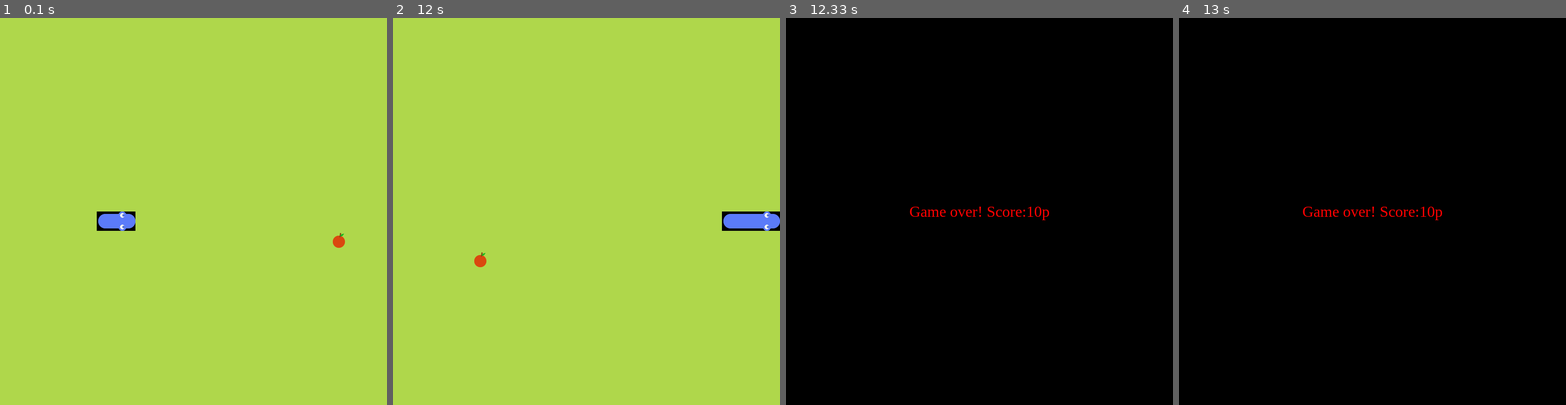
Above: before the commit, frames 1-4 (left to right).
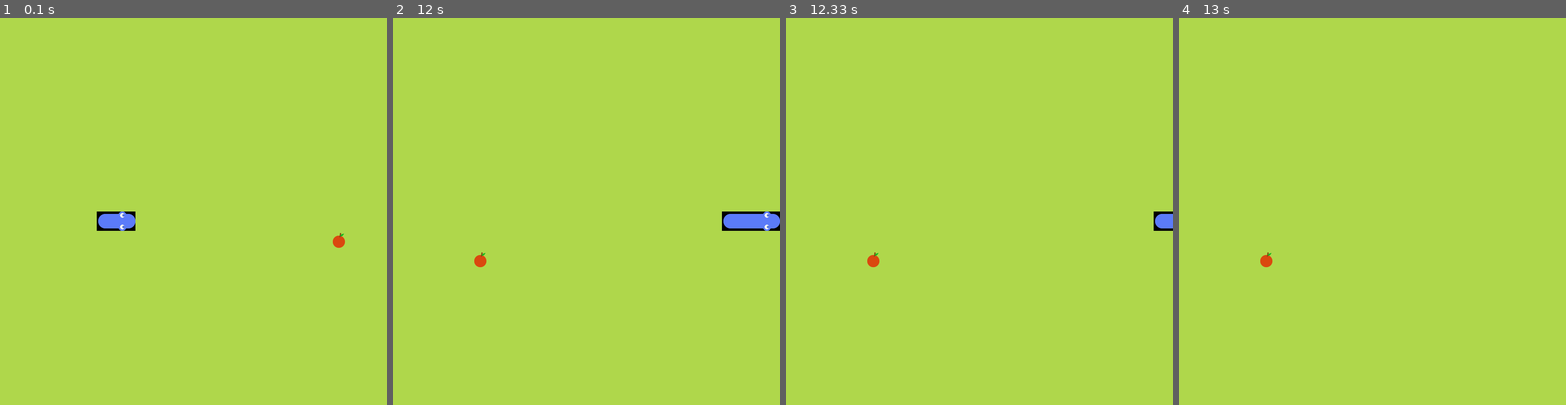
Above: after the commit, the same moments.

Repository: tenos200/snakePygame
Game: pygame game, started from snake.py
The game is run twice, just before and just after one commit, with the same random seed, the same clock (stepped at 60 frames per second) and the same inputs.
Inputs:
- Up to frame 1 (0.1 s): no input
- Up to frame 2 (12 s): hold Down 0.9-1.37 s; hold Left 1.4-1.8 s; hold Up 1.83-2.2 s; hold Right 2.23-2.87 s; hold Down 2.9-3.27 s; hold Left 3.3-3.77 s; hold Right 3.8-4.27 s; hold Up 4.3-4.6 s; hold Right 4.63-5.1 s; hold Left 5.13-5.67 s; hold Down 5.7-6 s; hold Left 6.03-6.43 s; hold Up 6.47-6.83 s; hold Right 6.87-7.5 s; hold Down 7.53-7.9 s; hold Left 7.93-8.4 s; hold Right 8.43-8.9 s; hold Up 8.93-9.23 s; hold Right 9.27-9.73 s; hold Left 9.77-10.3 s; hold Down 10.33-10.63 s; hold Left 10.67-11.07 s; hold Up 11.1-11.47 s; hold Right from 11.5 s (still down)
- Up to frame 3 (12.33 s): release Right at 12.13 s; hold R from 12.17 s (still down)
- Up to frame 4 (13 s): release R at 12.53 s

Frames 1-2 are identical in both runs. In frame 3, 100% of the frame differs, in the area x 0-100%, y 0-100%; in frame 4, 100%.

Commit message:
food can no longer spawn in snake body, still need to improve speed of game over screen

Diff:
--- a/snake.py
+++ b/snake.py
@@ -10,10 +10,10 @@
 #allow snake to travel outside the box
 
 
-
 class Menu:
     def __init__(self):
         pass
+
 
 class Snake:
     def __init__(self):
@@ -164,6 +164,10 @@
             self.snake.grow_snake()
             self.update_score()
 
+        for block in self.snake.body[1:]:
+            if block == self.food.vector:
+                self.food.place_food()
+
     def check_boundary(self):
         if (self.snake.body[0].x >= cell_number or self.snake.body[0].x < 0):
             self.game_over()
@@ -176,9 +180,8 @@
 
     def game_over(self):
 
-        board.fill(game_over_color)
-        self.display_message()
-        pg.display.update()
+        game_over_msg = (f'Game over! Score: {self.score}')
+        self.display_message(game_over_msg)
 
         while self.game_over_menu:
             for event in pg.event.get():
@@ -187,19 +190,23 @@
                         pg.quit()
                         sys.exit()
                     if event.key == pg.K_r:
-                        game_over_menu = False
-
+                        self.game_over_menu = False
+            game_over_msg = (f'Game over! Score: {self.score}')
+            self.display_message(game_over_msg)
+            pg.display.update()
 
     def update_score(self):
         self.score+=10
 
-    def display_message(self):
+    def display_message(self, message):
+        board.fill(game_over_color)
         font = pg.font.SysFont('timesnewroman', 32)
-        text = font.render(f'Game over! Score:{self.score}p', True, (255, 0, 0),
-                (0, 0, 0))
+        text = font.render(message, True,
+                (255, 0, 0), (0, 0, 0))
         textRect = text.get_rect()
         textRect.center = (cell_number*cell_size / 2, cell_number*cell_size / 2)
         board.blit(text, textRect)
+        pg.display.update()
 
 
 pg.init()
